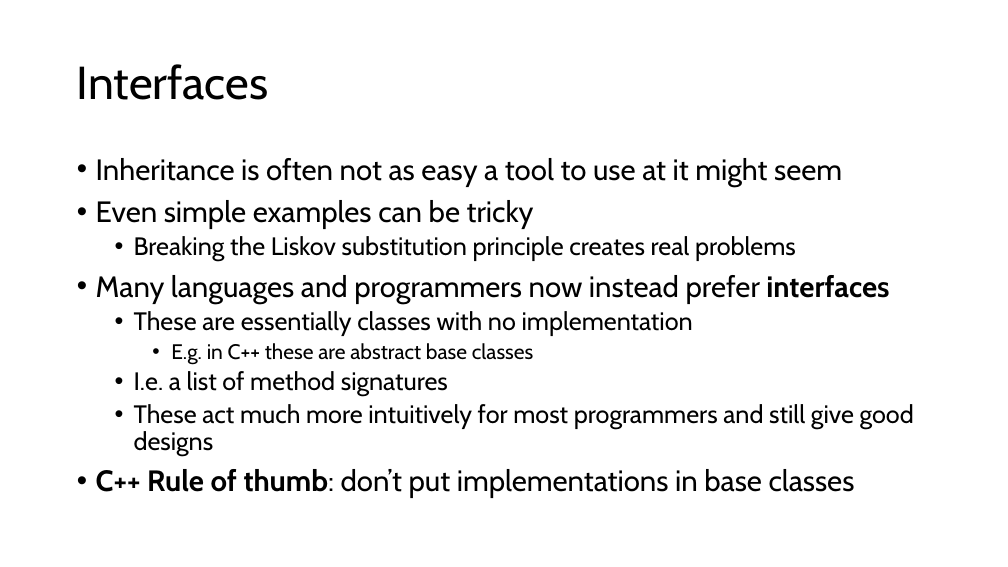
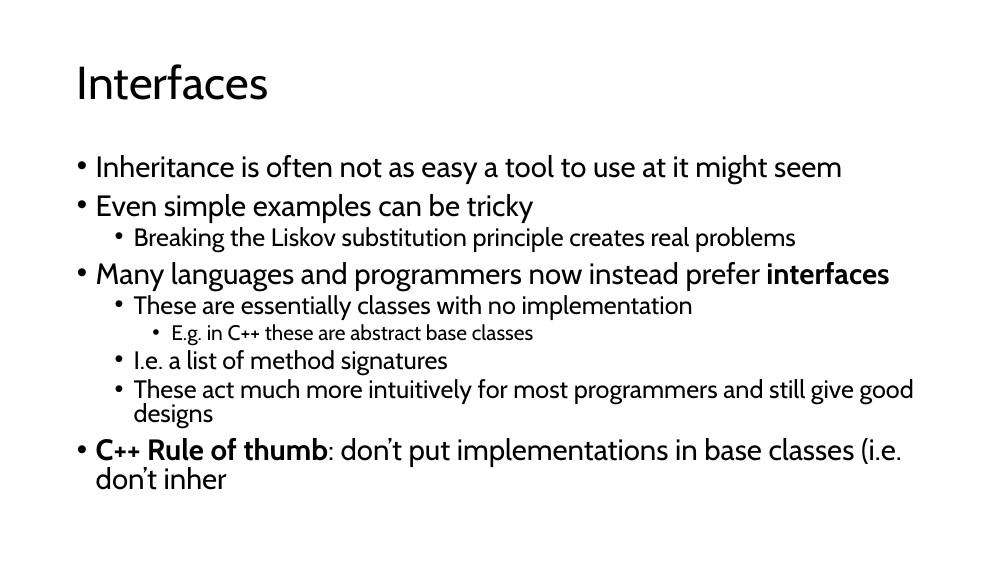
Before and after one commit to sotasota-sfu/cmpt225Summer2026, a slide deck: slide 15 of lectures/lecture32_33_34/oo_design.pptx. Drawn at 1008x567 pixels with LibreOffice and Linux fonts; fonts in the diff are those of the drawing. Boxes give left, top, right and bottom in pixels: in the first picture for what was removed or moved away, otherwise in the second. Text is boxed around its words. In the diff, an @@ line names an element or a change of style, - is before the commit and + after.

```diff
--- a/lectures/lecture32_33_34/oo_design.pptx
+++ b/lectures/lecture32_33_34/oo_design.pptx
@@ text at (96,155,914,429): line spacing 0.9 to 0.8 @@
@@ text at (96,438,902,490): text changed @@
-• C++ Rule of thumb: don’t put implementations in base classes
+• C++ Rule of thumb: don’t put implementations in base classes (i.e. don’t inher
```
Also in this commit, not shown: 2 other files.
